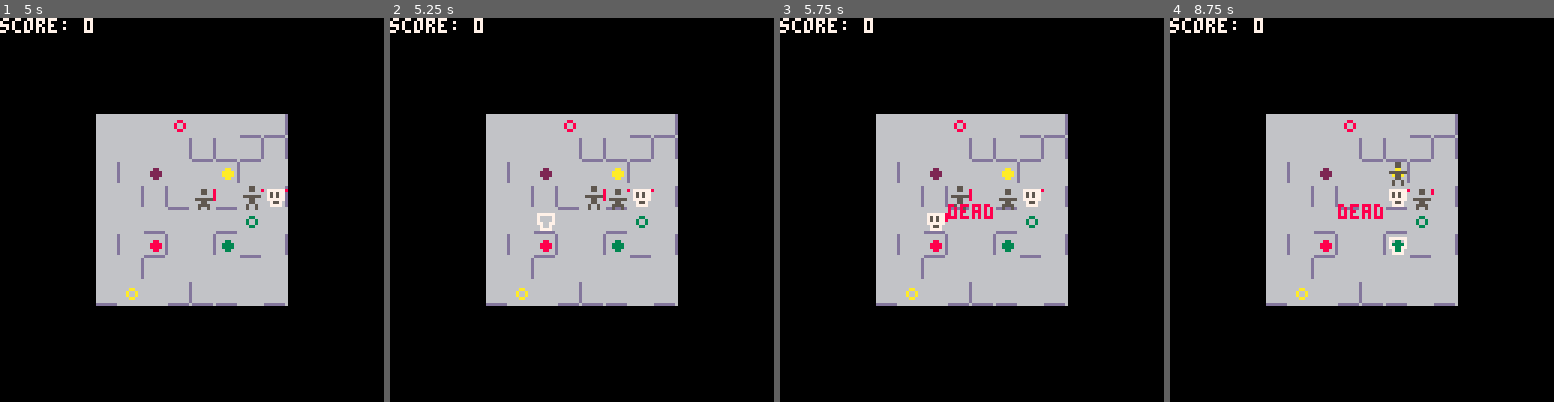
Above: before the commit, frames 1-4 (left to right).
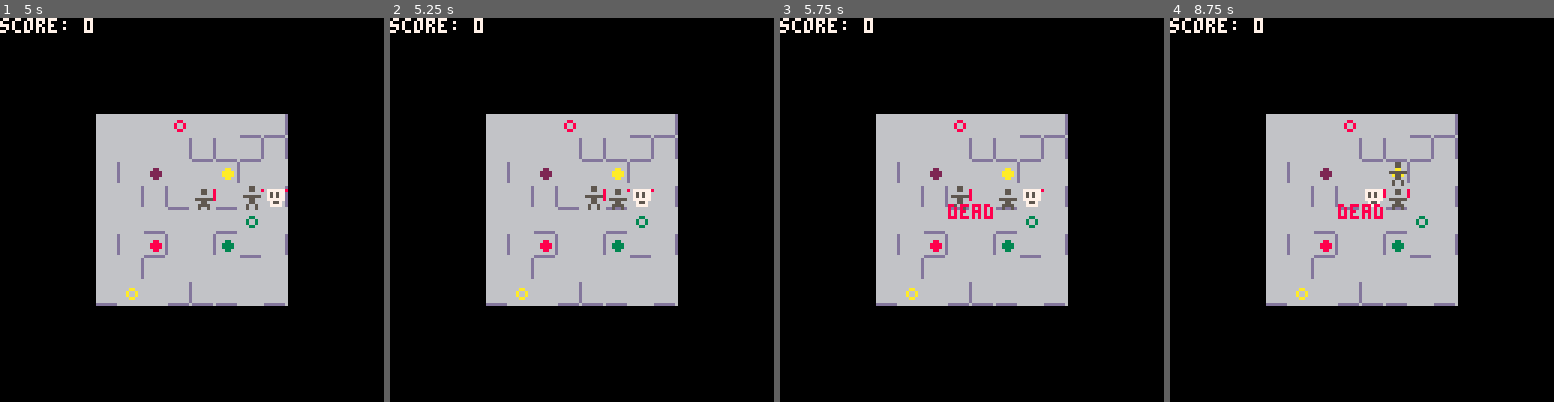
Above: after the commit, the same moments.

Repository: taylordolan/grid-folks
Game: PICO-8 cartridge grid_folks.p8
The game is run twice, just before and just after one commit, with the same random seed, the same clock (stepped at 60 frames per second) and the same inputs.
Inputs:
- Up to frame 1 (5 s): tap X (X key) at 0.33, 1.07, 1.85, 2.97, 4.08 s; hold Right 1.6-2.1 s; hold Up 2.15-2.42 s; hold Right 2.47-3.03 s; hold Left 3.08-3.58 s; hold Down 3.63-3.97 s; hold Right 4.02-4.68 s; hold Up from 4.73 s (still down)
- Up to frame 2 (5.25 s): release Up at 5.03 s; hold Left from 5.08 s (still down); tap X (X key) at 5.2 s
- Up to frame 3 (5.75 s): release Left at 5.68 s; hold Down from 5.73 s (still down)
- Up to frame 4 (8.75 s): release Down at 6.03 s; hold Right 6.08-6.58 s; tap X (X key) at 6.32, 7.43, 8.55 s; hold Right 6.63-7.13 s; hold Up 7.18-7.45 s; hold Right 7.5-8.07 s; hold Left 8.12-8.62 s; hold Down from 8.67 s (still down)

Frame 1 is identical in both runs. In frame 2, 0.1% of the frame differs, in the area x 38-43%, y 50-56%; in frame 3, 0.2%; in frame 4, 0.6%, in the area x 50-69%, y 44-62%.

Commit message:
trigger enemy effects on deploy

Diff:
--- a/grid_folks.p8
+++ b/grid_folks.p8
@@ -27,9 +27,10 @@
 -- [x] things should probably keep track of their own x and y locations
 -- [x] replace melee with dash ability
 -- [x] fix bug where sometimes enemies show up to fast
--- [ ] enemies should trigger effect tiles when they spawn on them
+-- [x] enemies should trigger effect tiles when they spawn on them
 -- [ ] rework _draw() so there's more space between tiles
 -- [ ] have enemies appear on an increasing schedule
+-- [ ] build the game end state
 
 function _init()
 
@@ -266,6 +267,12 @@
   -- set its x and y values
   thing.x = dest[1]
   thing.y = dest[2]
+
+  -- trigger enemy effects if an enemy was deployed
+  -- todo: this should probably be like a special version of set_tile() in `enemy`
+  if (thing.type == "enemy") then
+    trigger_enemy_effects(dest)
+  end
 end
 
 -- deploys a thing to a random tile
@@ -296,6 +303,31 @@
   local dest = valid_tiles[index]
 
   set_tile(thing, dest)
+end
+
+function trigger_enemy_effects(enemy_tile)
+
+  function health_effect()
+    for next in all(heroes) do
+      if (next.health < next.max_health) then
+        next.health = next.health + 1
+      end
+    end
+  end
+
+  function score_effect()
+    score = score + 1
+  end
+
+  local effect = find_type_in_tile("effect", enemy_tile)
+  if effect then
+    if effect.name == "health" then
+      health_effect()
+    end
+    if effect.name == "score" then
+      score_effect()
+    end
+  end
 end
 
 -- check if a tile is in a list of tiles
@@ -510,6 +542,7 @@
             del(board[next.x][next.y], next)
           end
 
+          -- todo: optimize this
           for x = 1, rows do
             for y = 1, cols do
               local potential_tile = find_type_in_tile("potential", {x,y})
@@ -543,7 +576,7 @@
             new_enemy.stunned = true
           end
         end
-        if turns > 0 and turns % 8 == 0 then
+        if turns > 0 and turns % 10 == 0 then
           local new_pre_enemy = create_pre_enemy()
           deploy(new_pre_enemy, {"hero", "enemy", "pre-enemy"})
         end
@@ -594,18 +627,6 @@
 
 			local b_tile = {hero_b.x, hero_b.y}
 			local b_dist = distance(self_tile, b_tile)
-
-      function health_effect()
-        for next in all(heroes) do
-          if (next.health < next.max_health) then
-            next.health = next.health + 1
-          end
-        end
-      end
-
-      function score_effect()
-        score = score + 1
-      end
 
       -- target the closer hero
       -- or a random one if they're equidistant
@@ -664,15 +685,7 @@
           end
         else
           set_tile(self, dest)
-          local effect = find_type_in_tile("effect", dest)
-          if effect then
-            if effect.name == "health" then
-              health_effect()
-            end
-            if effect.name == "score" then
-              score_effect()
-            end
-          end
+          trigger_enemy_effects(dest)
         end
       end
       player_turn = true
